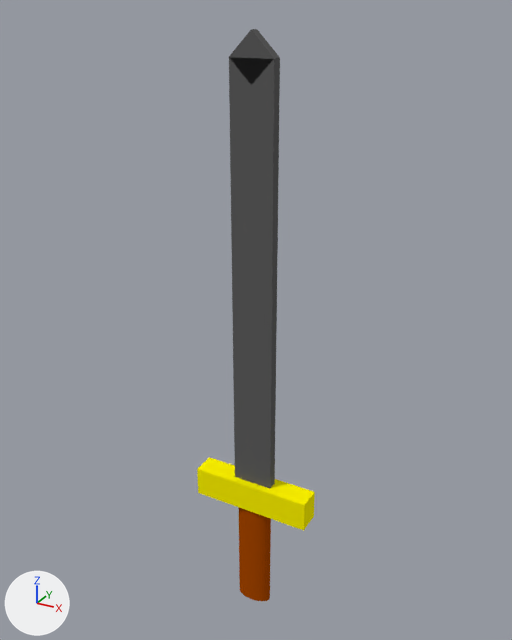
The Blender file New Unity Project/Assets/Objects/Weapons/basic_Iron_Sword.blend, before and after one commit.
The view is the same before and after, from a camera (50 mm lens) standing at (1.57, -2.84, 2.88) and looking at (-0.04, 0.09, 1.42). Arrows for +X, +Y and +Z are at lower left; the lights stay in place.
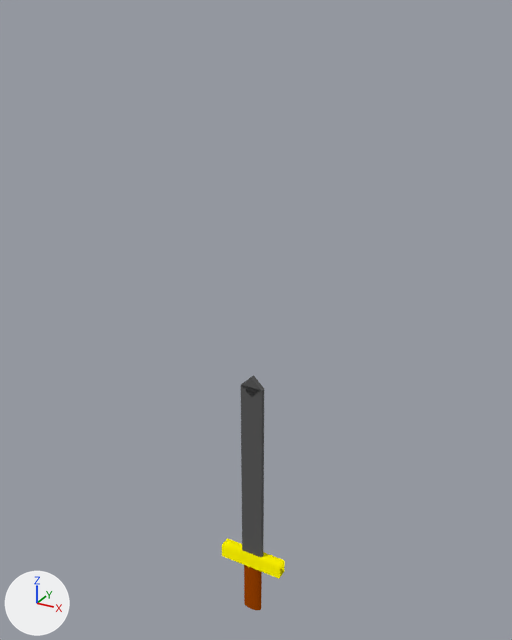
Where the newer file only moved an object's origin or applied its transform, the numbers keep the older frame.

Edits to the bpy script that builds the scene:
```text
Change me_cylinder:
    where me_cylinder.from_pydata(...)  # 64 vertices, 34 faces; spans x -1.0..1.0, y -1.0..1.0, z -1.0..1.0
    used by ob_cylinder; location = (0.0, 0.0, 0.001); scale = (0.1, 0.0543, 0.328)
    me_cylinder part 1: all 31 vertices in x -1.0..1.0, y -1.0..0.98, z 1.0 are moved by (-0.03, -0.02, 1.0)
Change me_cube:
    where me_cube.from_pydata(...)  # 8 vertices, 6 faces; spans x -1.0..1.0, y -1.0..1.0, z -1.0..1.0
    used by ob_cube; location = (0.0, 0.0, 0.408); scale = (0.336, 0.0649, 0.083)
    me_cube part 2: the whole mesh is moved by (-0.01, -0.01, 8.86)
Change me_cube_002:
    where me_cube_002.from_pydata(...)  # 8 vertices, 6 faces; spans x -1.0..1.0, y -1.0..1.0, z -1.0..1.0
    used by ob_cube_002; location = (0.0, 0.0, 2.69); rotation_euler = (0.0, 0.785, 0.0), in degrees (0, 45, 0); scale = (0.079, -0.0261, 0.079)
    me_cube_002 part 3: the whole mesh is scaled about its middle by (0.535, 0.5, 0.535), then moved by (14.31, 0.43, -14.42)
Change ob_cylinder:
    ob_cylinder.location: (0.0, 0.0, 0.001) -> (-0.005, -0.011, -0.423)
    ob_cylinder.scale: (0.1, 0.0543, 0.328) -> (0.0569, 0.0271, 0.164)
Change ob_cube:
    ob_cube.location: (0.0, 0.0, 0.408) -> (-0.005, -0.011, -0.423)
    ob_cube.scale: (0.336, 0.0649, 0.083) -> (0.191, 0.0324, 0.0415)
    add _m = ob_cube.modifiers.new('NormalEdit', 'NORMAL_EDIT')
Change ob_cube_001:
    ob_cube_001.location: (0.0, 0.0, 1.53) -> (-0.006, -0.011, 0.505)
    ob_cube_001.scale: (-0.111, -0.0261, 1.16) -> (-0.0632, -0.0131, 0.579)
```

What differs and where, as boxes [x1, y1, x2, y2] in the pictures (512 x 640 px):
'Cube.001', moved, rescaled (54% narrower, 59% shorter)
    before: [229, 58, 280, 488]
    after: [241, 383, 264, 557]
'Cube', moved, rescaled, modifiers changed (46% narrower, 45% shorter)
    before: [197, 457, 315, 530]
    after: [222, 538, 285, 578]
'Cylinder', reshaped, moved, rescaled (42% narrower, 51% shorter)
    before: [239, 508, 271, 601]
    after: [244, 565, 262, 610]
'Cube.002', mesh rescaled (56% narrower, 60% shorter)
    before: [229, 29, 280, 85]
    after: [241, 375, 263, 397]
